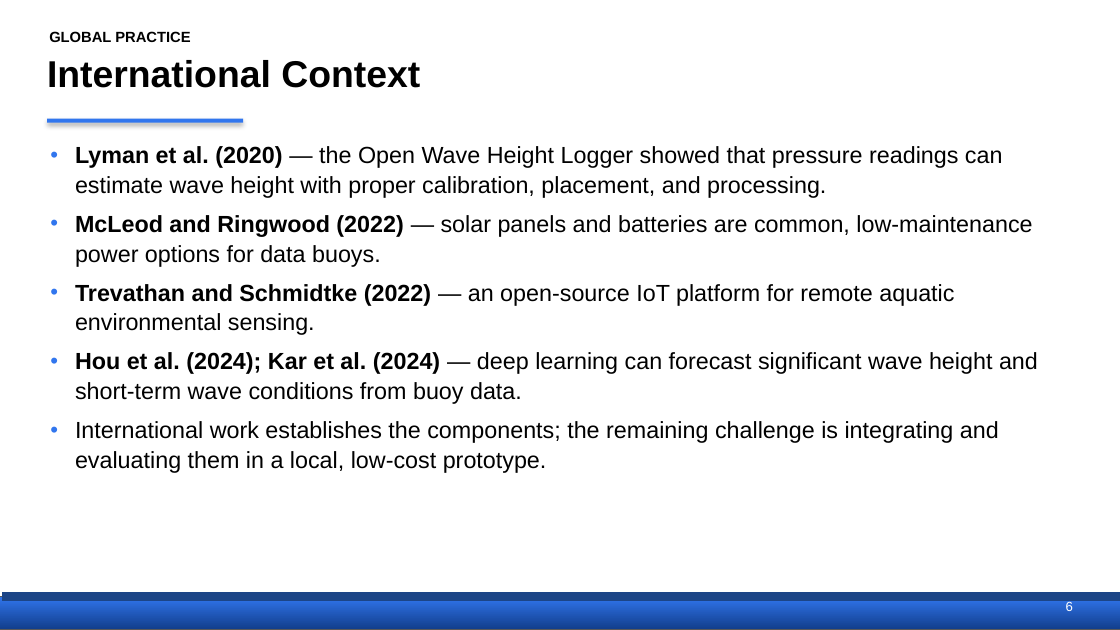
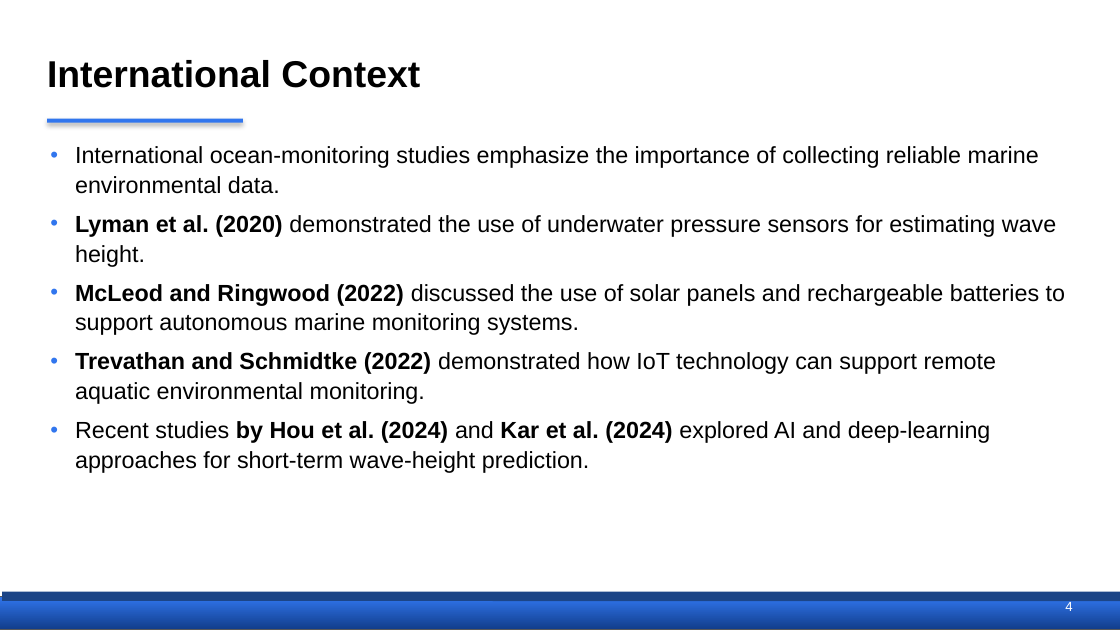
Before and after one commit to Ruzz-1010/Project-FALCON-01, a slide deck: slide 5 of THESIS DOCUMENTATION/FALCON_Proposal_Defense.pptx (slide 6 before the commit). Drawn at 1120x630 pixels with LibreOffice and Linux fonts; fonts in the diff are those of the drawing. Boxes give left, top, right and bottom in pixels: in the first picture for what was removed or moved away, otherwise in the second. Text is boxed around its words. In the diff, an @@ line names an element or a change of style, - is before the commit and + after.

```diff
--- a/THESIS DOCUMENTATION/FALCON_Proposal_Defense.pptx
+++ b/THESIS DOCUMENTATION/FALCON_Proposal_Defense.pptx
@@ text removed at [49,31,190,42] @@
-GLOBAL PRACTICE
@@ text at [75,146,1065,473]: text changed @@
-• Lyman et al. (2020) — the Open Wave Height Logger showed that pressure readings can estimate wave height with proper calibration, placement, and processing.
-• McLeod and Ringwood (2022) — solar panels and batteries are common, low-maintenance power options for data buoys.
-• Trevathan and Schmidtke (2022) — an open-source IoT platform for remote aquatic environmental sensing.
-• Hou et al. (2024); Kar et al. (2024) — deep learning can forecast significant wave height and short-term wave conditions from buoy data.
-• International work establishes the components; the remaining challenge is integrating and evaluating them in a local, low-cost prototype.
+• International ocean-monitoring studies emphasize the importance of collecting reliable marine environmental data.
+• Lyman et al. (2020) demonstrated the use of underwater pressure sensors for estimating wave height.
+• McLeod and Ringwood (2022) discussed the use of solar panels and rechargeable batteries to support autonomous marine monitoring systems.
+• Trevathan and Schmidtke (2022) demonstrated how IoT technology can support remote aquatic environmental monitoring.
+• Recent studies by Hou et al. (2024) and Kar et al. (2024) explored AI and deep-learning approaches for short-term wave-height prediction.
@@ text added at [1065,600,1072,611], 8.5 pt, text #FFFFFF @@
+4
@@ text removed at [1066,600,1073,611] @@
-6
```
Also in this commit, not shown: 29 other slides changed, 23 slides added, 6 slides removed.
